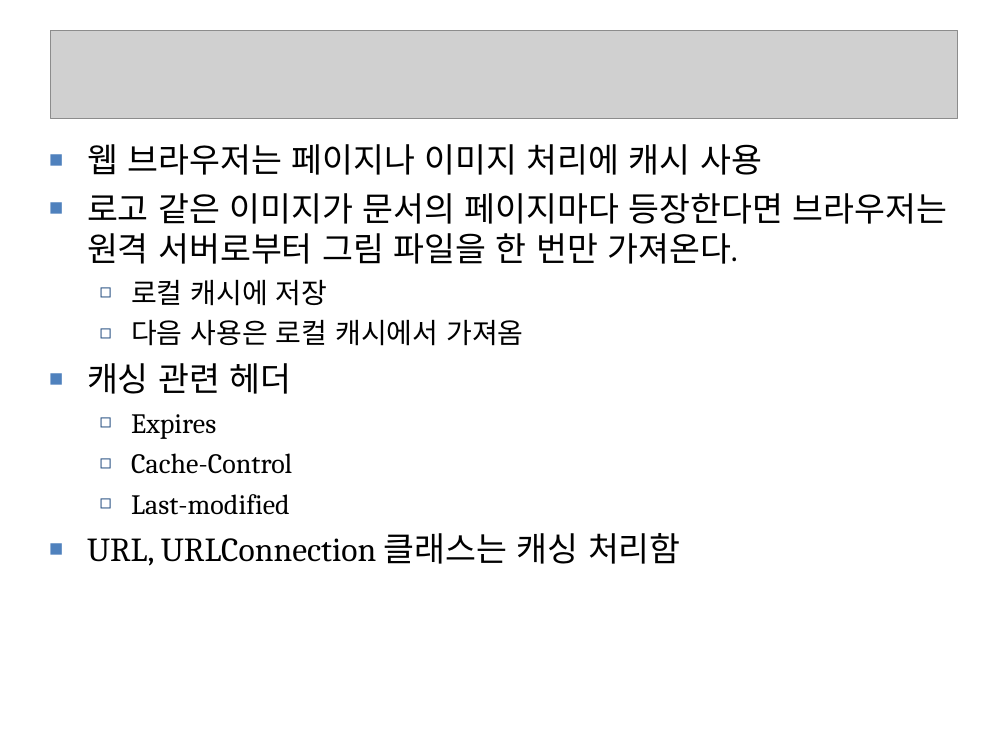
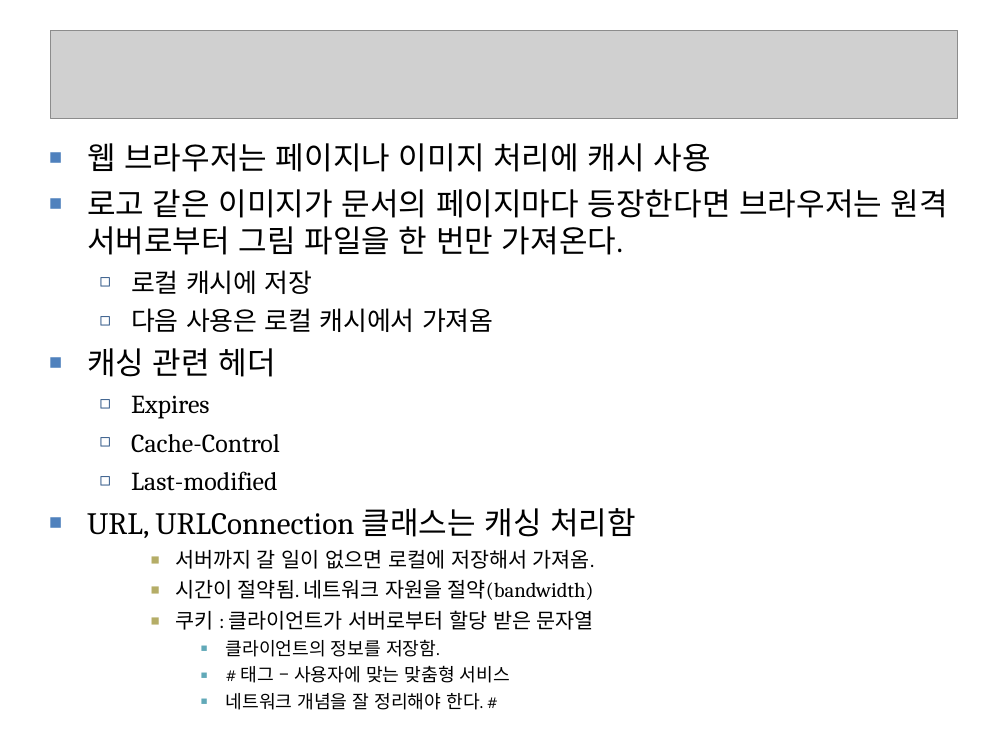
Before and after one commit to seleuchel/javaNetwork, a slide deck: slide 37 of ppt/802_chap07URLConnection.ppt. Drawn at 1008x756 pixels with LibreOffice and Linux fonts; fonts in the diff are those of the drawing; grey boxes stand for pictures; background and template pictures are left out. Boxes give left, top, right and bottom in pixels: in the first picture for what was removed or moved away, otherwise in the second. Text is boxed around its words. In the diff, an @@ line names an element or a change of style, - is before the commit and + after.

```diff
--- a/ppt/802_chap07URLConnection.ppt
+++ b/ppt/802_chap07URLConnection.ppt
@@ text at [87,143,948,538]: size 24 to 22.2 pt in "웹 브라우저는 페이지나 이미지 처리에 캐시 사용", "로고 같은 이미지가 문서의 페이지마다 등장한다면 브라우저는 ...", "캐싱 관련 헤더", "URL, URLConnection 클래스는 캐싱 처리함"; size 20 to 18.5 pt in "로컬 캐시에 저장", "다음 사용은 로컬 캐시에서 가져옴", "Expires", "Cache-Control" and 1 more places @@
@@ text at [175,550,595,710]: paragraphs added @@
+    ▪ 서버까지 갈 일이 없으면 로컬에 저장해서 가져옴.
+    ▪ 시간이 절약됨. 네트워크 자원을 절약(bandwidth)
+    ▪ 쿠키 : 클라이언트가 서버로부터 할당 받은 문자열
+      ▪ 클라이언트의 정보를 저장함.
+      ▪ # 태그 – 사용자에 맞는 맞춤형 서비스
+      ▪ 네트워크 개념을 잘 정리해야 한다. #
```
Also in this commit, not shown: 9 other slides changed, 21 other files.
